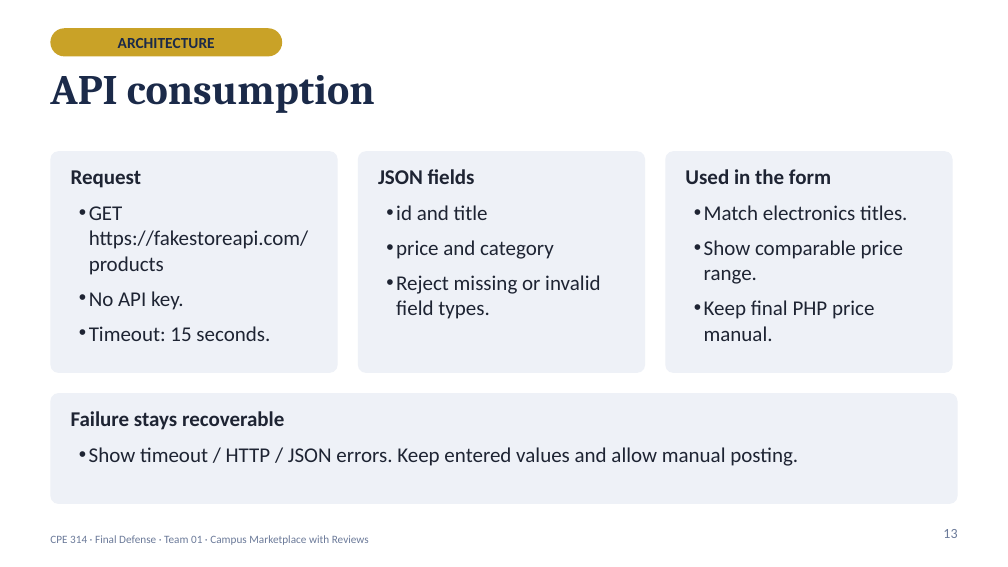
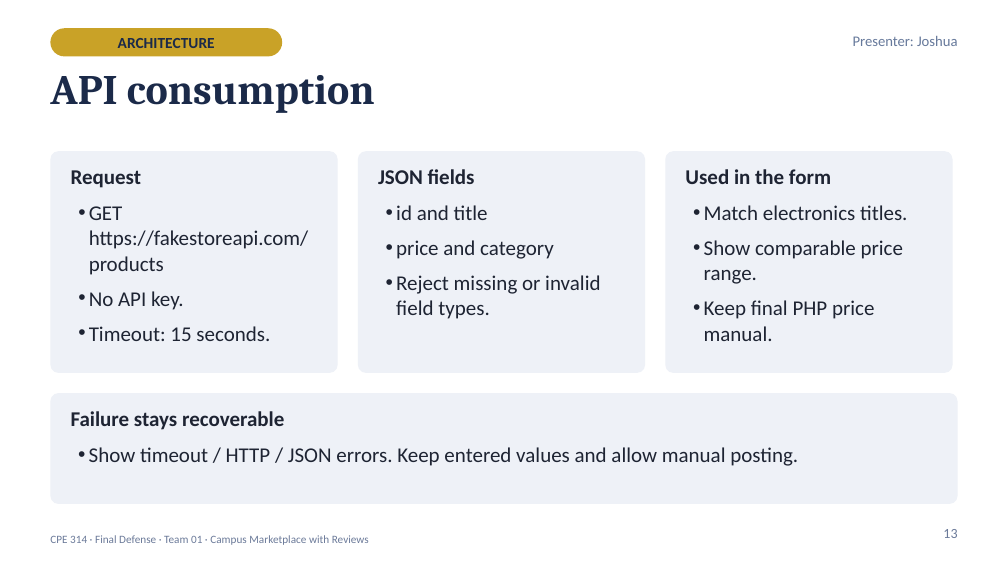
Before and after one commit to XionAce/cpe314-69323-capstone-team-01, a slide deck: slide 13 of docs/Group1_Campus_Marketplace_Final_Defense.pptx. Drawn at 1008x567 pixels with LibreOffice and Linux fonts; fonts in the diff are those of the drawing. Boxes give left, top, right and bottom in pixels: in the first picture for what was removed or moved away, otherwise in the second. Text is boxed around its words. In the diff, an @@ line names an element or a change of style, - is before the commit and + after.

```diff
--- a/docs/Group1_Campus_Marketplace_Final_Defense.pptx
+++ b/docs/Group1_Campus_Marketplace_Final_Defense.pptx
@@ text added at <box>853,36,957,46</box>, 10.5 pt, text #66799B @@
+Presenter: Joshua
```
Also in this commit, not shown: 18 other slides changed, 5 slides added, 3 slides removed, 8 other files.
